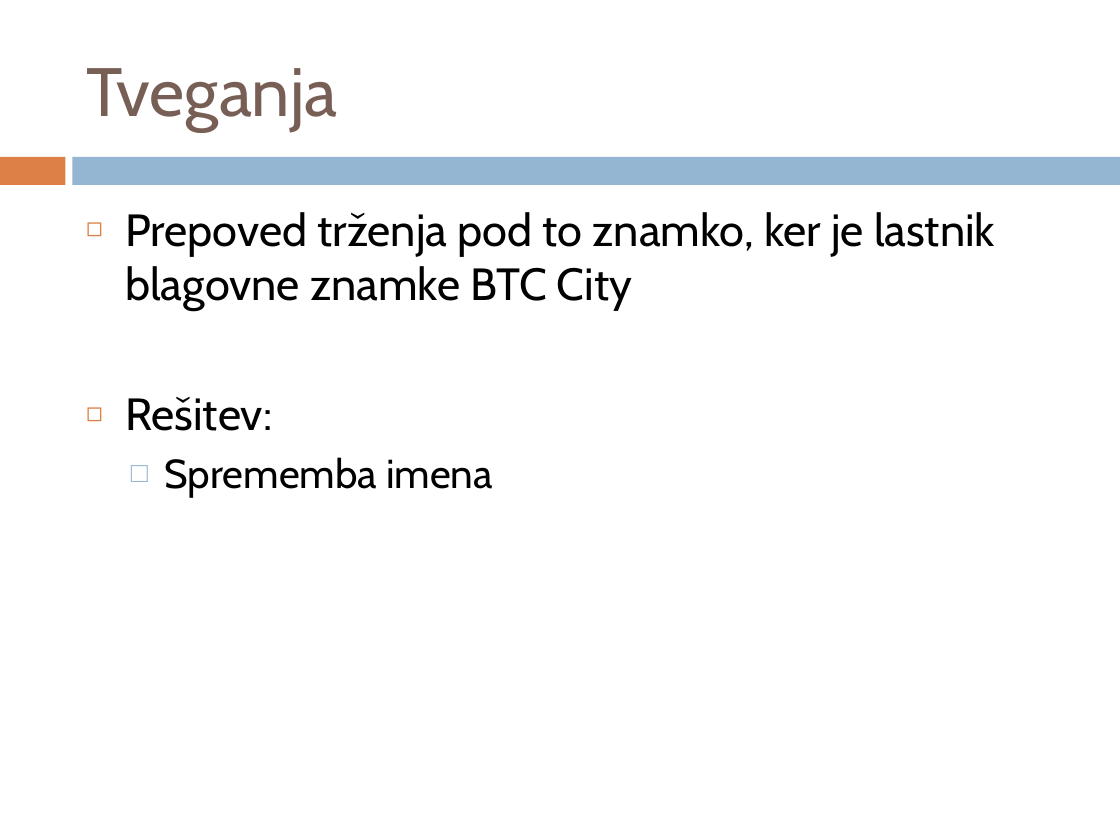
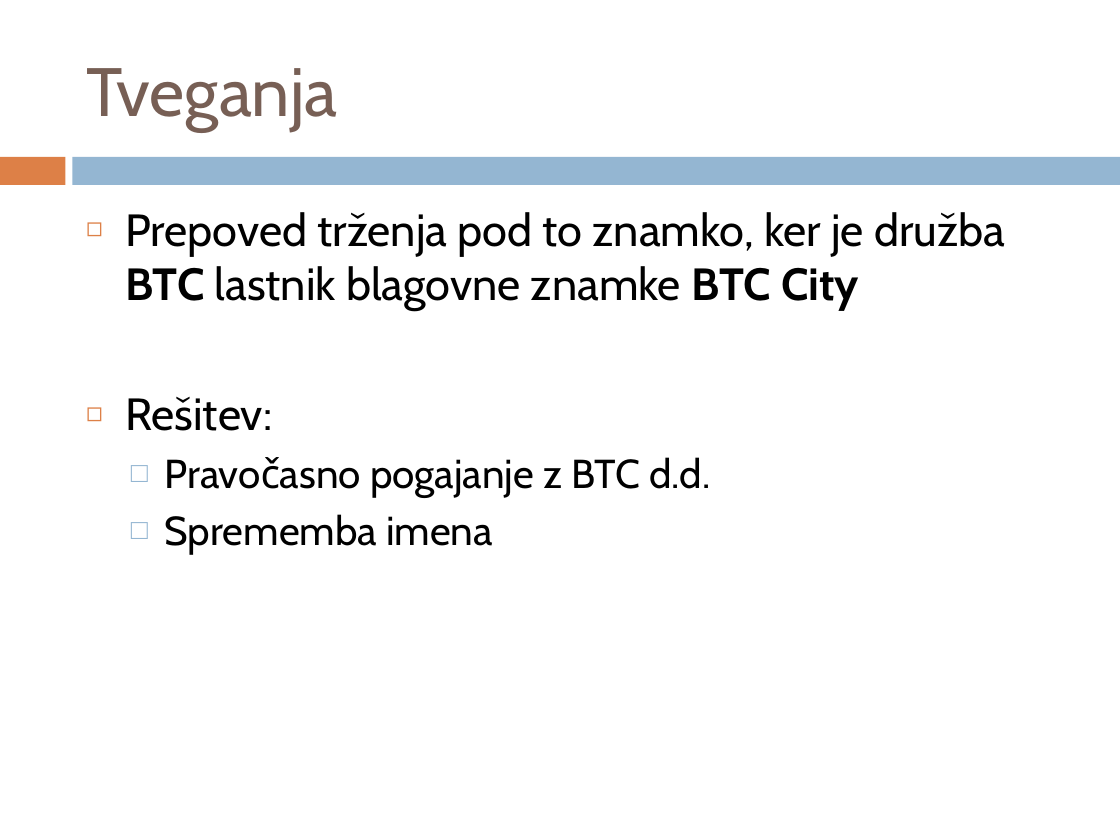
Before and after one commit to primoz-k/TPO, a slide deck: slide 7 of Dokumentacija/Predstavitev Projekta.pptx (slide 6 before the commit). Drawn at 1120x840 pixels with LibreOffice and Linux fonts; fonts in the diff are those of the drawing. Boxes give left, top, right and bottom in pixels: in the first picture for what was removed or moved away, otherwise in the second. Text is boxed around its words. In the diff, an @@ line names an element or a change of style, - is before the commit and + after.

```diff
--- a/Dokumentacija/Predstavitev Projekta.pptx
+++ b/Dokumentacija/Predstavitev Projekta.pptx
@@ text at <box>125,212,1005,311</box>: text changed @@
-◻ Prepoved trženja pod to znamko, ker je lastnik blagovne znamke BTC City
+◻ Prepoved trženja pod to znamko, ker je družba BTC lastnik blagovne znamke BTC City
@@ text at <box>370,457,710,498</box>: paragraph added @@
+  □ Pravočasno pogajanje z BTC d.d.
```
Also in this commit, not shown: 1 other slide changed, 1 slide added.
